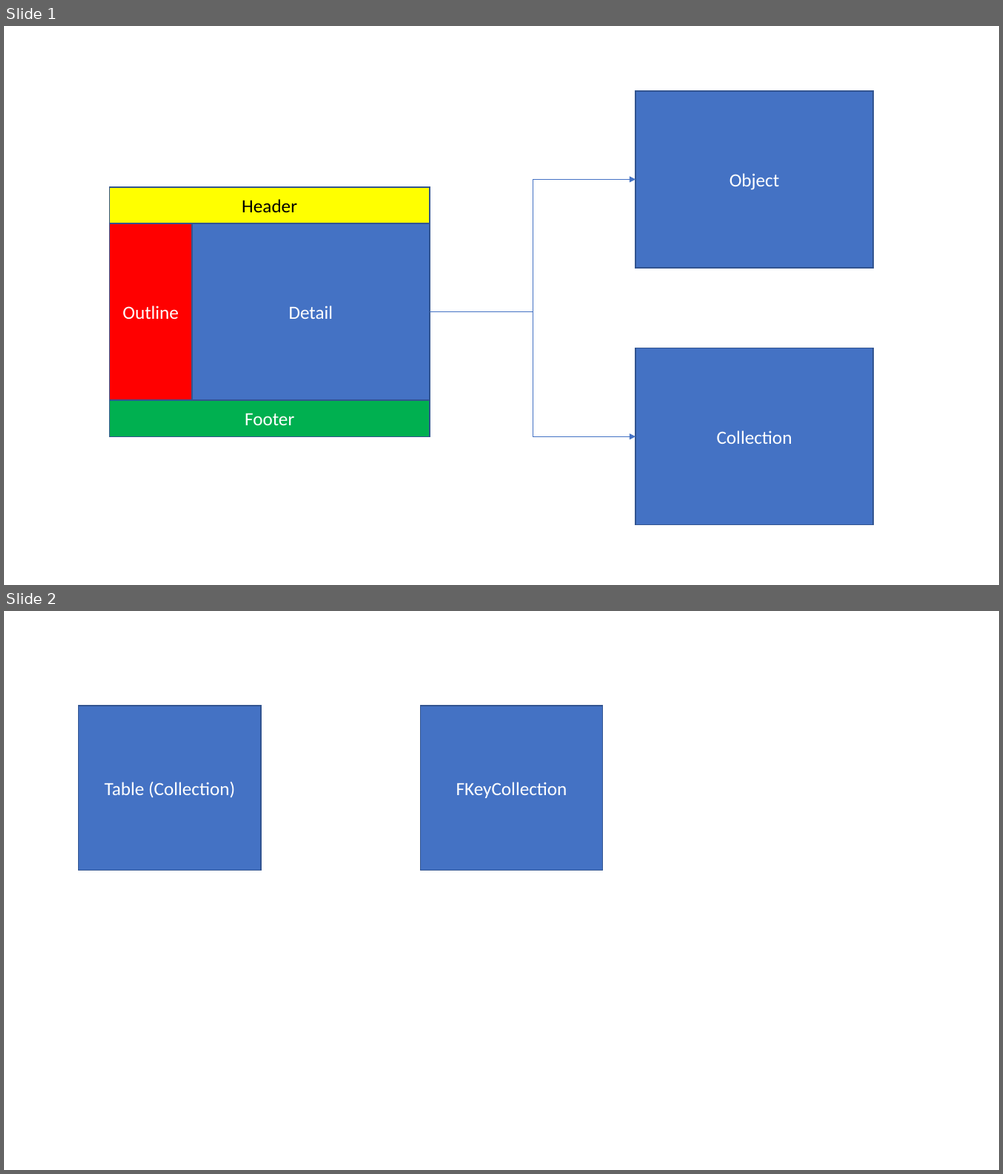
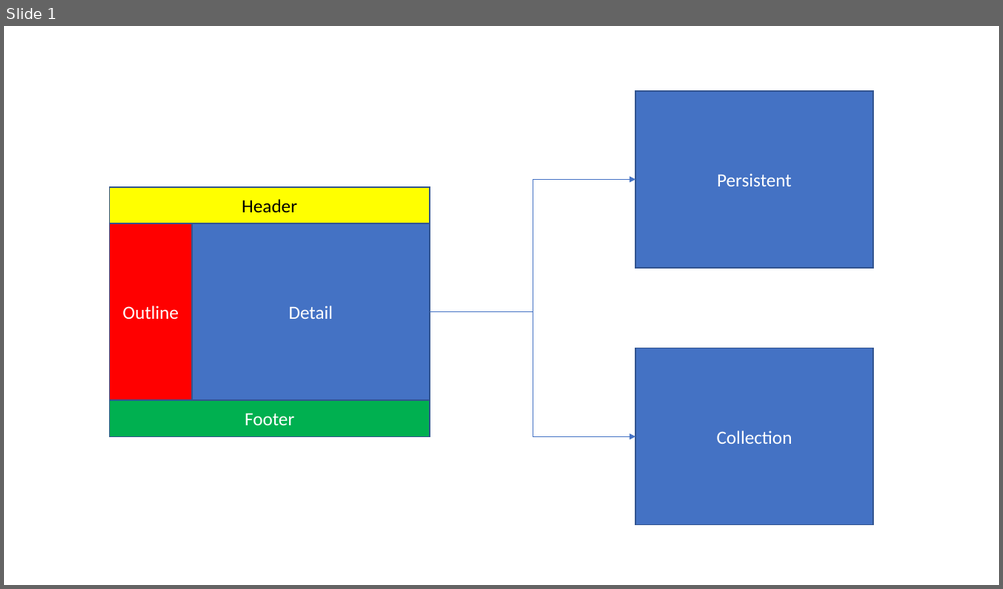
Before and after one commit to rollerdo/ivyts, a slide deck: doc/Design.pptx. Shown one above the other, each under a label of ours: slides 1 and 2 before the commit, slide 1 after it. The pictures are 1003x1174 and 1003x589 pixels, drawn with LibreOffice and Linux fonts; fonts in the diff are those of the drawing. Boxes give left, top, right and bottom in pixels: in the first picture for what was removed or moved away, otherwise in the second. Text is boxed around its words. In the diff, an @@ line names an element or a change of style, - is before the commit and + after.

```diff
--- a/doc/Design.pptx
+++ b/doc/Design.pptx
@@ slide 2 removed at [4,611,999,1170], background #FFFFFF @@
@@ rectangle removed at [79,706,261,871] @@
-Table (Collection)
@@ rectangle removed at [421,706,603,871] @@
-FKeyCollection
@@ slide 1 changed as well @@
@@ text in rectangle at [717,173,791,187]: text changed @@
-Object
+Persistent
```
Also in this commit, not shown: 2 slides added, 40 other files.
